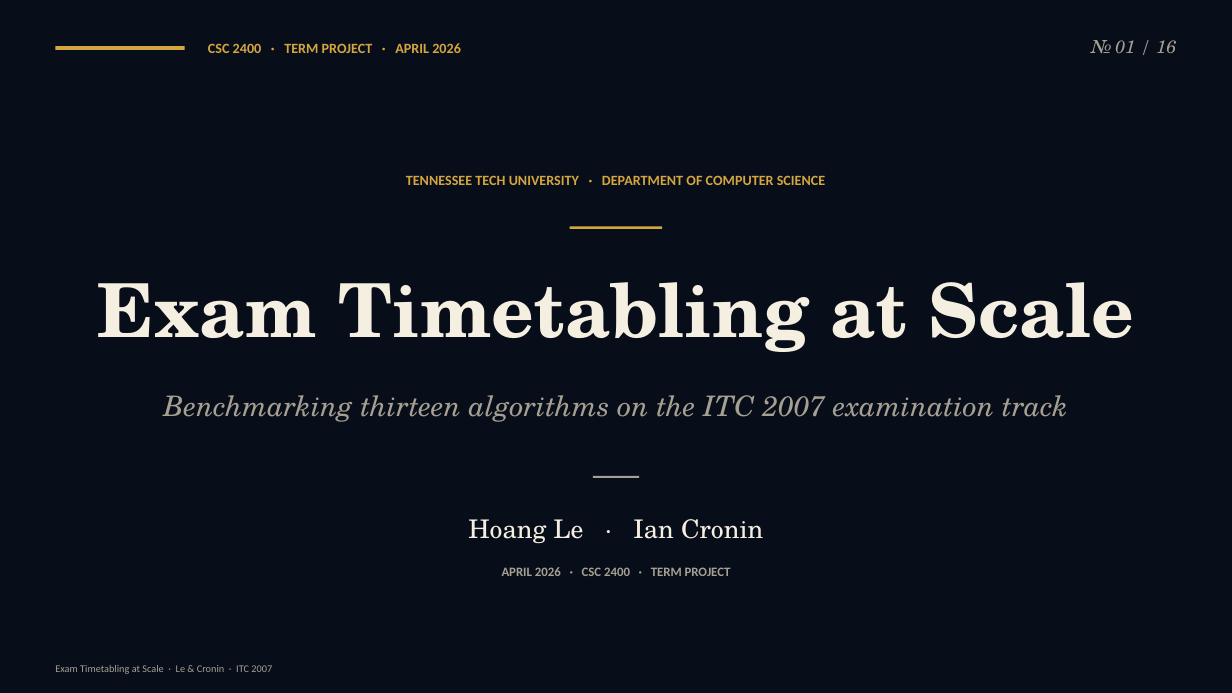
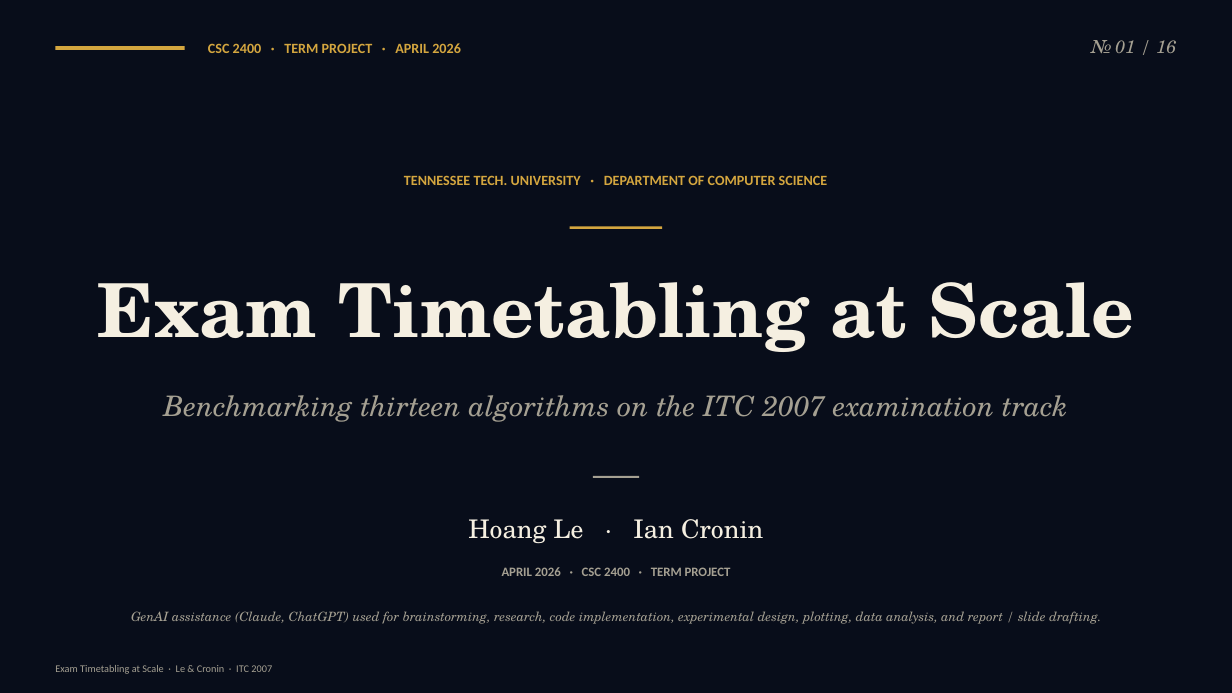
Before and after one commit to Dialovos/exam-scheduling-algos-analyze, a slide deck: slide 1 of slides/exam_scheduling_research.pptx. Drawn at 1232x693 pixels with LibreOffice and Linux fonts; fonts in the diff are those of the drawing. Boxes give left, top, right and bottom in pixels: in the first picture for what was removed or moved away, otherwise in the second. Text is boxed around its words. In the diff, an @@ line names an element or a change of style, - is before the commit and + after.

```diff
--- a/slides/exam_scheduling_research.pptx
+++ b/slides/exam_scheduling_research.pptx
@@ text at [404, 175, 828, 185]: text changed @@
-TENNESSEE TECH UNIVERSITY · DEPARTMENT OF COMPUTER SCIENCE
+TENNESSEE TECH. UNIVERSITY · DEPARTMENT OF COMPUTER SCIENCE
@@ text added at [131, 611, 1101, 624], 10 pt, text #A5A092, italic @@
+GenAI assistance (Claude, ChatGPT) used for brainstorming, research, code implementation, experimental design, plotting, data analysis, and report / slide drafting.
```
Also in this commit, not shown: 1 other slide changed, 1 other file.
